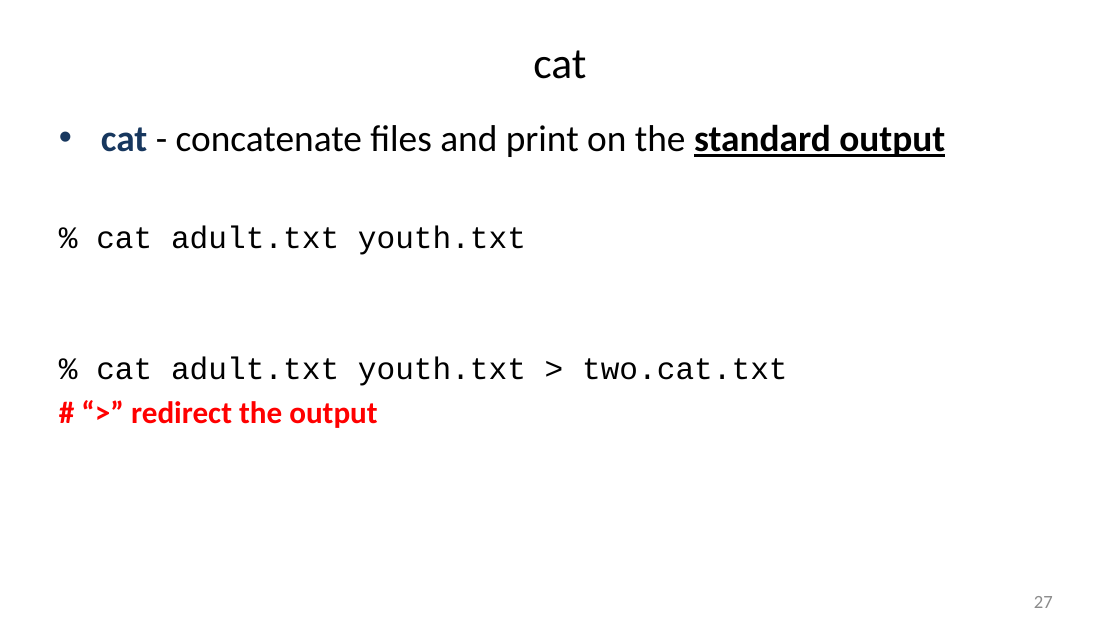
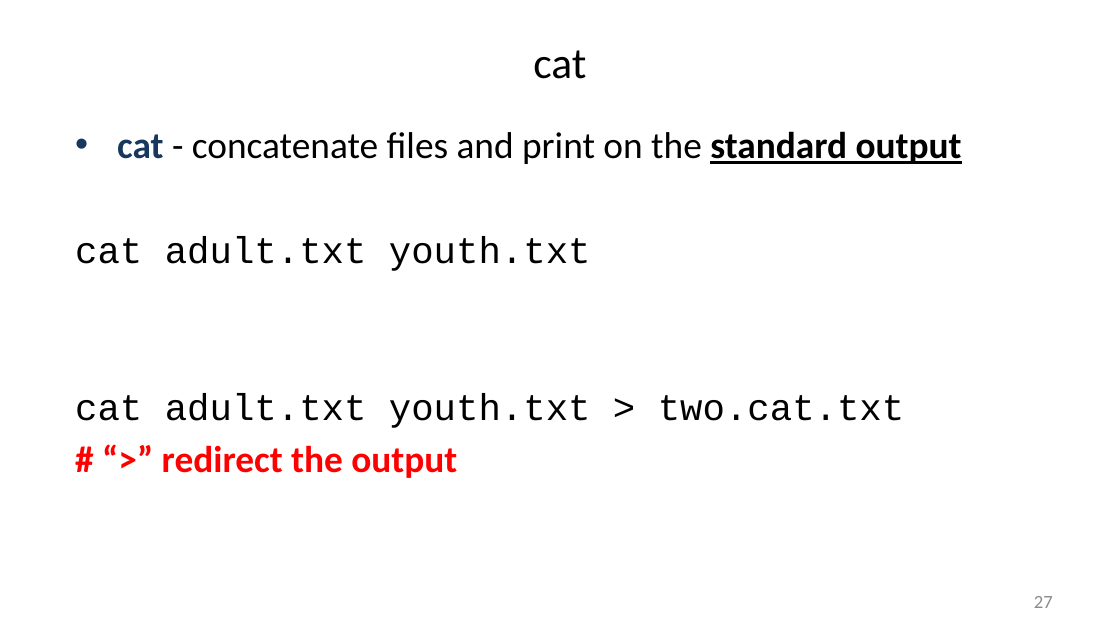
Before and after one commit to liu3zhenlab/teaching, a slide deck: slide 27 of PLPTH813Bioinformatis/2025/1_lecture/lecture02_unix.pptx. Drawn at 1120x630 pixels with LibreOffice and Linux fonts; fonts in the diff are those of the drawing. Boxes give left, top, right and bottom in pixels: in the first picture for what was removed or moved away, otherwise in the second. Text is boxed around its words. In the diff, an @@ line names an element or a change of style, - is before the commit and + after.

```diff
--- a/PLPTH813Bioinformatis/2025/1_lecture/lecture02_unix.pptx
+++ b/PLPTH813Bioinformatis/2025/1_lecture/lecture02_unix.pptx
@@ text "cat - concatenate files and ..." moved from (x1=96, y1=124, x2=945, y2=428) to (x1=75, y1=131, x2=962, y2=478) @@
@@ text at (x1=75, y1=236, x2=904, y2=428): text changed; size 20 to 24 pt @@
-% cat adult.txt youth.txt
-% cat adult.txt youth.txt > two.cat.txt
+cat adult.txt youth.txt
+cat adult.txt youth.txt > two.cat.txt
@@ text at (x1=162, y1=445, x2=457, y2=478): size 20 to 24 pt in "# “>” redirect the output" @@
```
Also in this commit, not shown: 17 other slides changed.
